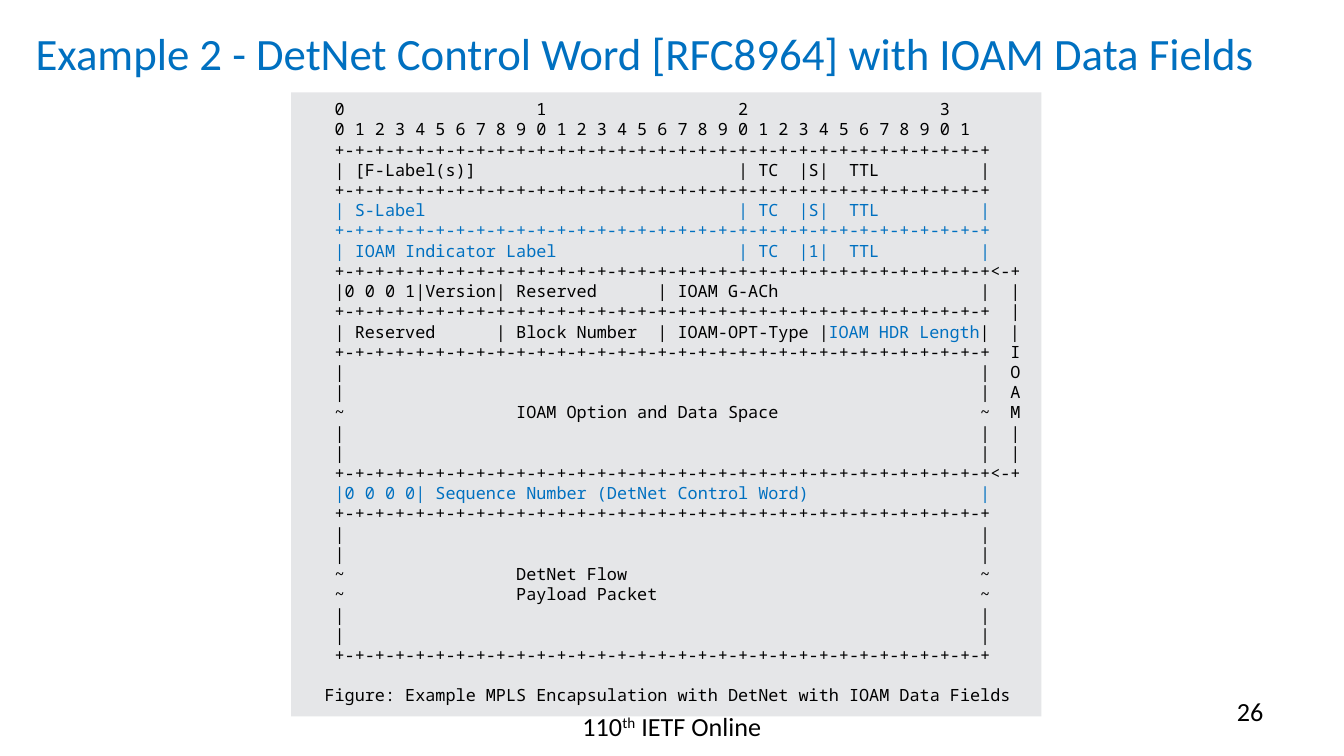
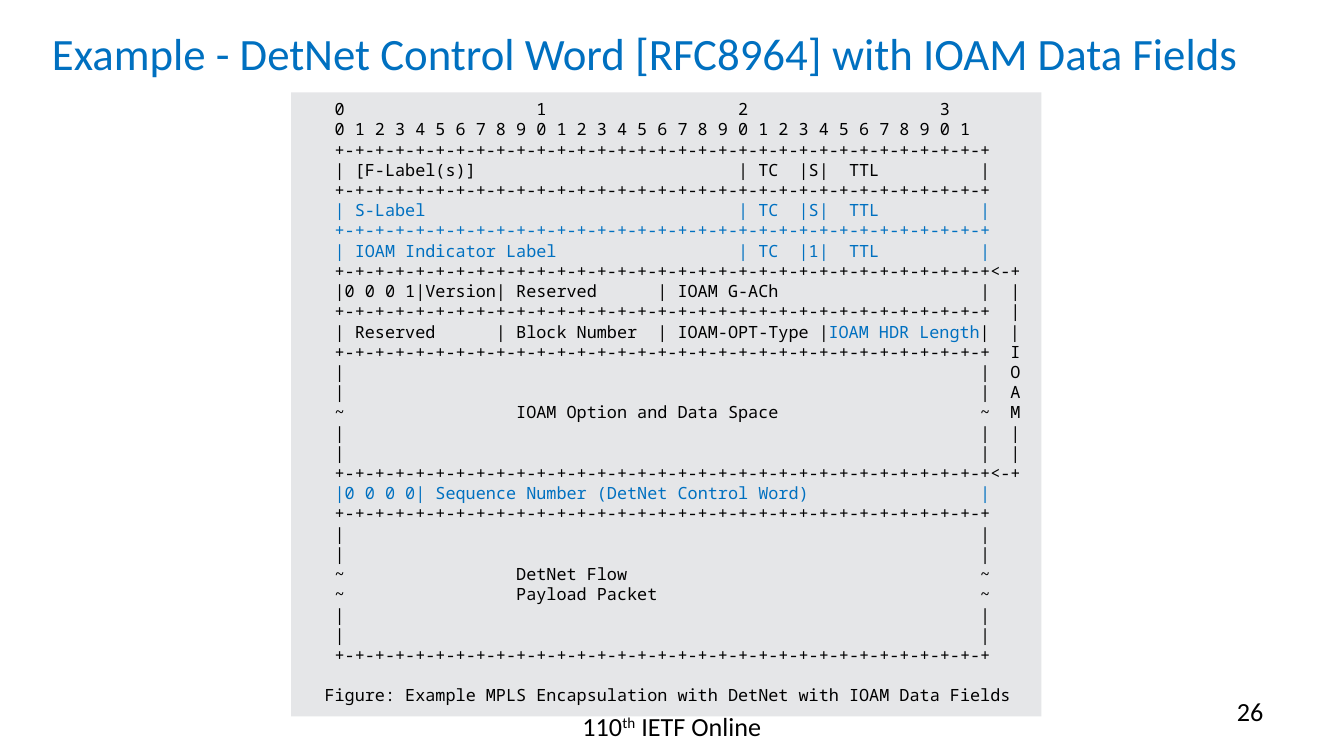
Before and after one commit to rakgandhi/ietf-slides, a slide deck: slide 26 of draft-gandhi-mpls-ioam-sr-06.pptx. Drawn at 1344x756 pixels with LibreOffice and Linux fonts; fonts in the diff are those of the drawing. Boxes give left, top, right and bottom in pixels: in the first picture for what was removed or moved away, otherwise in the second. Text is boxed around its words. In the diff, an @@ line names an element or a change of style, - is before the commit and + after.

```diff
--- a/draft-gandhi-mpls-ioam-sr-06.pptx
+++ b/draft-gandhi-mpls-ioam-sr-06.pptx
@@ title at [52, 37, 1236, 78]: text changed @@
-Example 2 - DetNet Control Word [RFC8964] with IOAM Data Fields
+Example - DetNet Control Word [RFC8964] with IOAM Data Fields
```
Also in this commit, not shown: 2 other slides changed, 1 other file.
